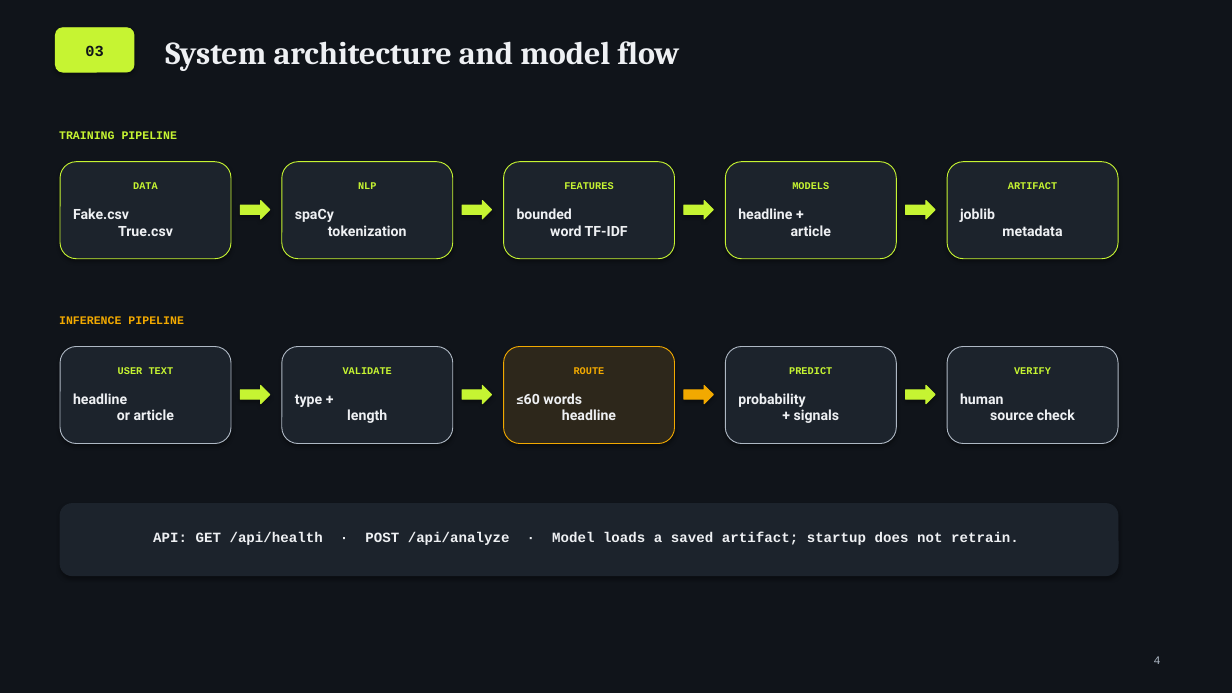
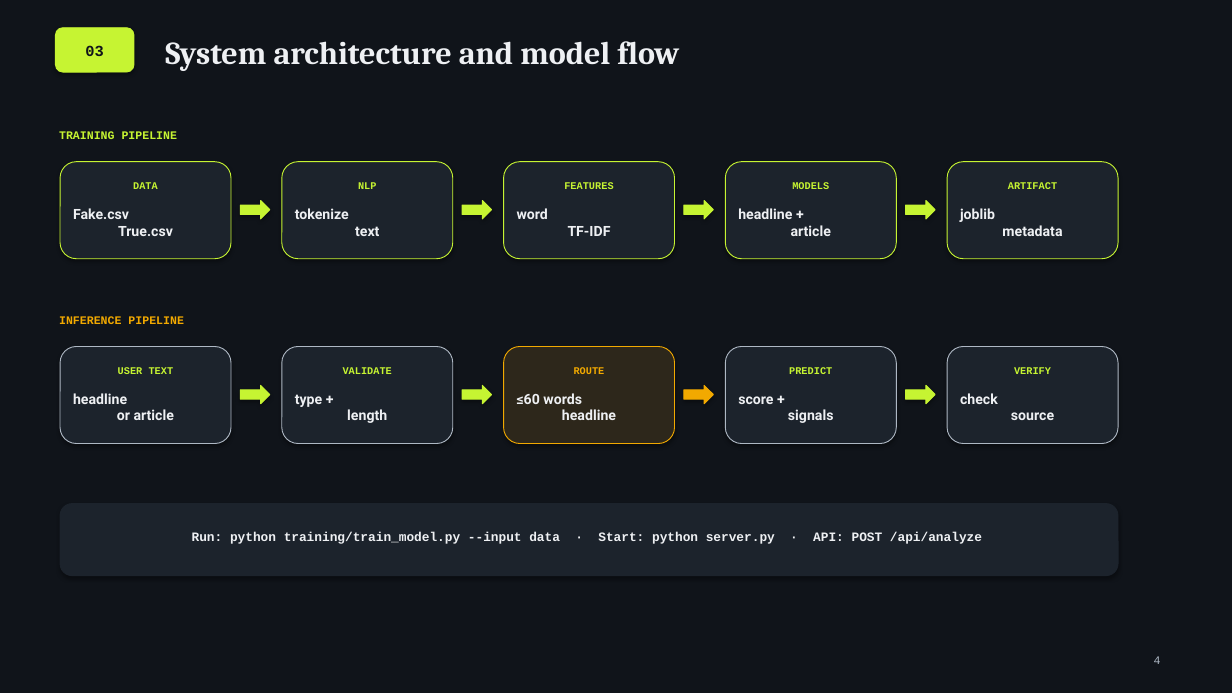
Before and after one commit to GhanshyamSharma122/Fake-News-Detection-System, a slide deck: slide 4 of NewsLens_AAT_Presentation.pptx. Drawn at 1232x693 pixels with LibreOffice and Linux fonts; fonts in the diff are those of the drawing. Boxes give left, top, right and bottom in pixels: in the first picture for what was removed or moved away, otherwise in the second. Text is boxed around its words. In the diff, an @@ line names an element or a change of style, - is before the commit and + after.

```diff
--- a/NewsLens_AAT_Presentation.pptx
+++ b/NewsLens_AAT_Presentation.pptx
@@ text at (x1=295, y1=208, x2=379, y2=236): text changed @@
-spaCy
-tokenization
+tokenize
+text
@@ text at (x1=517, y1=208, x2=611, y2=236): text changed @@
-bounded
-word TF-IDF
+word
+TF-IDF
@@ text at (x1=738, y1=396, x2=834, y2=423): text changed @@
-probability
-+ signals
+score +
+signals
@@ text at (x1=960, y1=393, x2=1054, y2=420): text changed @@
-human
-source check
+check
+source
@@ text at (x1=192, y1=532, x2=982, y2=544): text changed; size 11 to 10 pt @@
-API: GET /api/health · POST /api/analyze · Model loads a saved artifact; startup does not retrain.
+Run: python training/train_model.py --input data · Start: python server.py · API: POST /api/analyze
```
Also in this commit, not shown: 4 other slides changed, 3 other files.
